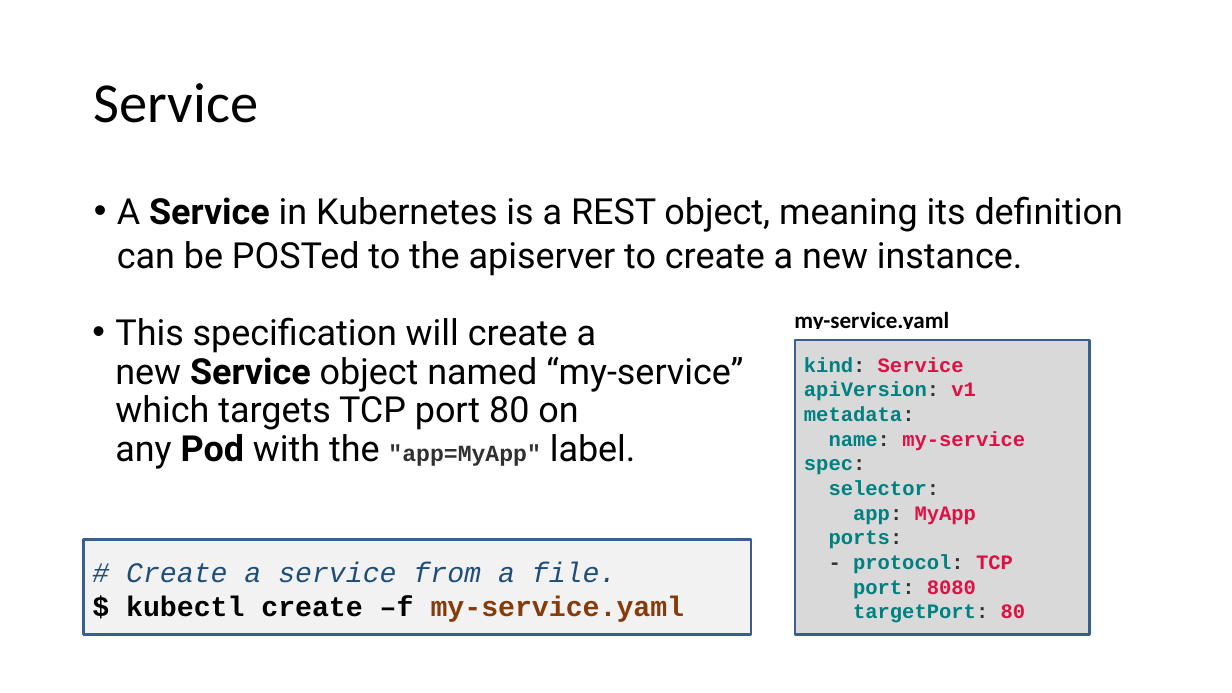
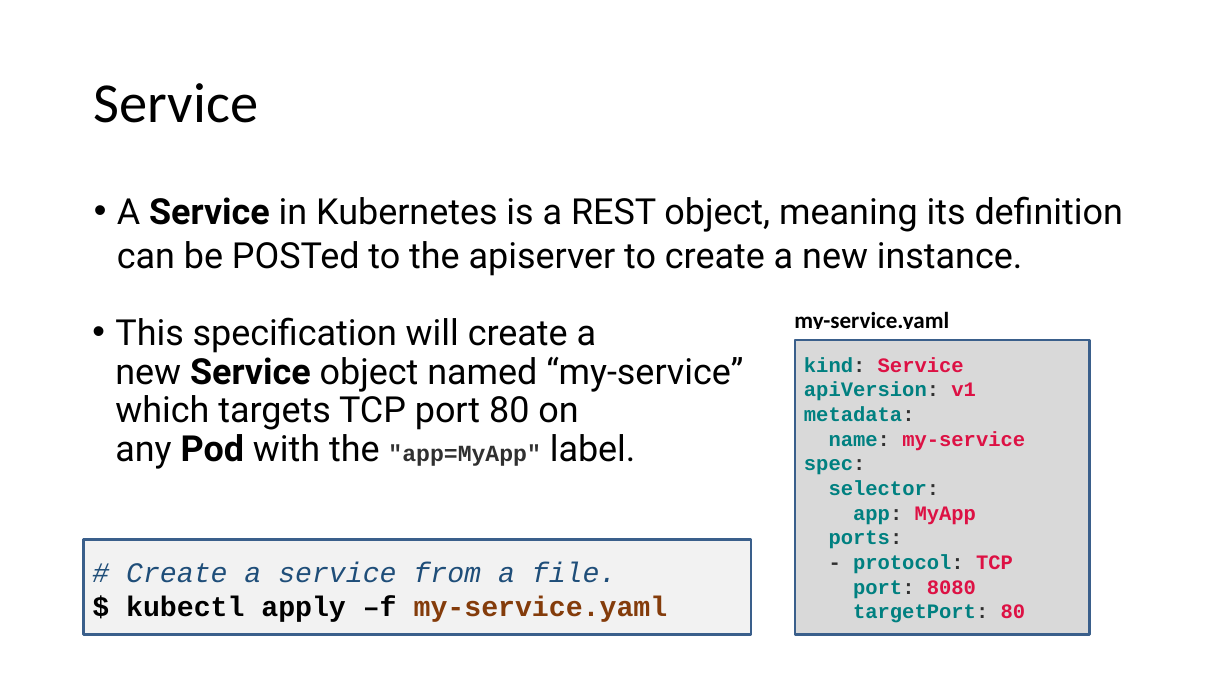
Before and after one commit to eylonmalin/k8s-training, a slide deck: slide 23 of day-2/Using Kubernetes Day 2.pptx (slide 21 before the commit). Drawn at 1232x693 pixels with LibreOffice and Linux fonts; fonts in the diff are those of the drawing. Boxes give left, top, right and bottom in pixels: in the first picture for what was removed or moved away, otherwise in the second. Text is boxed around its words. In the diff, an @@ line names an element or a change of style, - is before the commit and + after.

Commit message:
ppt: using apply instead of create -f

```diff
--- a/day-2/Using Kubernetes Day 2.pptx
+++ b/day-2/Using Kubernetes Day 2.pptx
@@ text in rectangle at bbox=[126, 596, 668, 622]: text changed @@
-$ kubectl create –f my-service.yaml
+$ kubectl apply –f my-service.yaml
```
Also in this commit, not shown: 2 other slides changed, 2 slides added.
